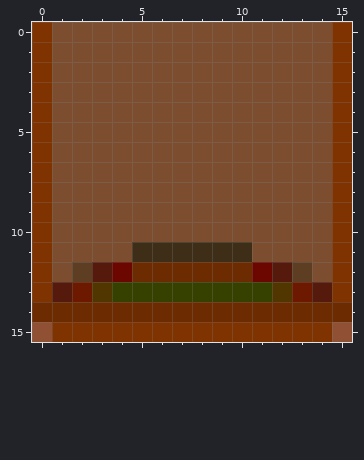
Pixel-art sprite -- assets/i-button.png. Above: the version before the commit.
The file is 16x16 pixels. Colours within 5 levels of each other are drawn and written as one.
After:
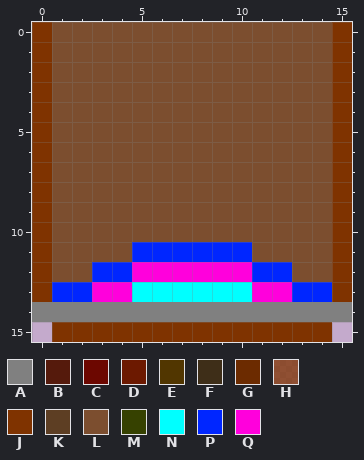
Palette (. is transparent): A #808080  B #551a0c  C #6c0700  D #6c1900  E #513600  F #3e2e18  G #6c2b00  H #7e3200bf  J #7f3300  K #5d3e23  L #7c4e2f  M #364100  N #00ffff  P #0026ff  Q #ff00dc
Changes in this commit:
Changed rows in their new state; - is an unchanged pixel.
first column x 0:
11 -----PPPPPP-----
12 --LPPQQQQQQPPL--
13 -PPQQNNNNNNQQPP-
14 AAAAAAAAAAAAAAAA
15 .--------------.
Changed places in both pictures, as pixel boxes (x1, y1, x2, y2):
changed: (32, 242, 352, 342)
